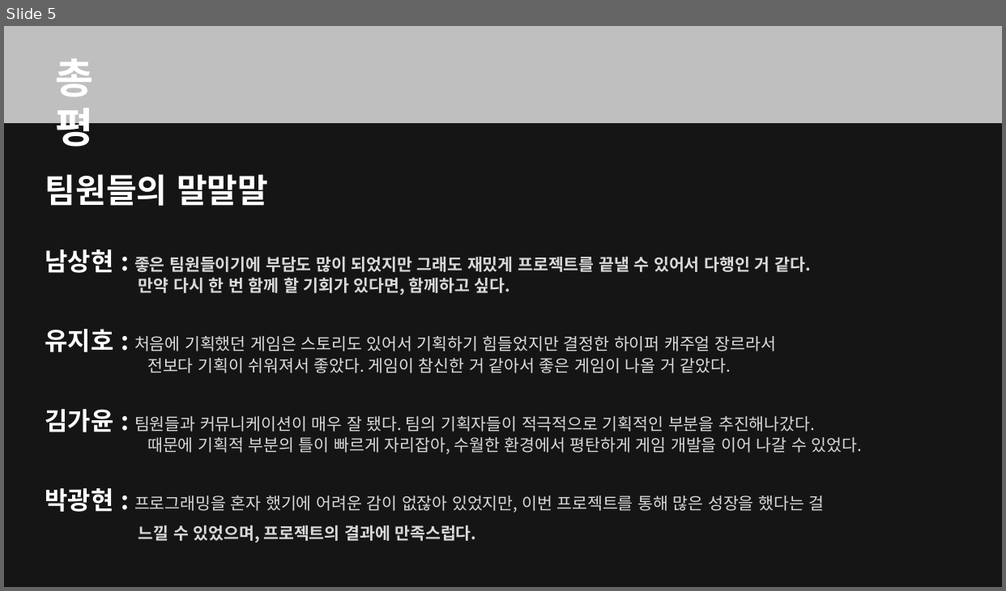
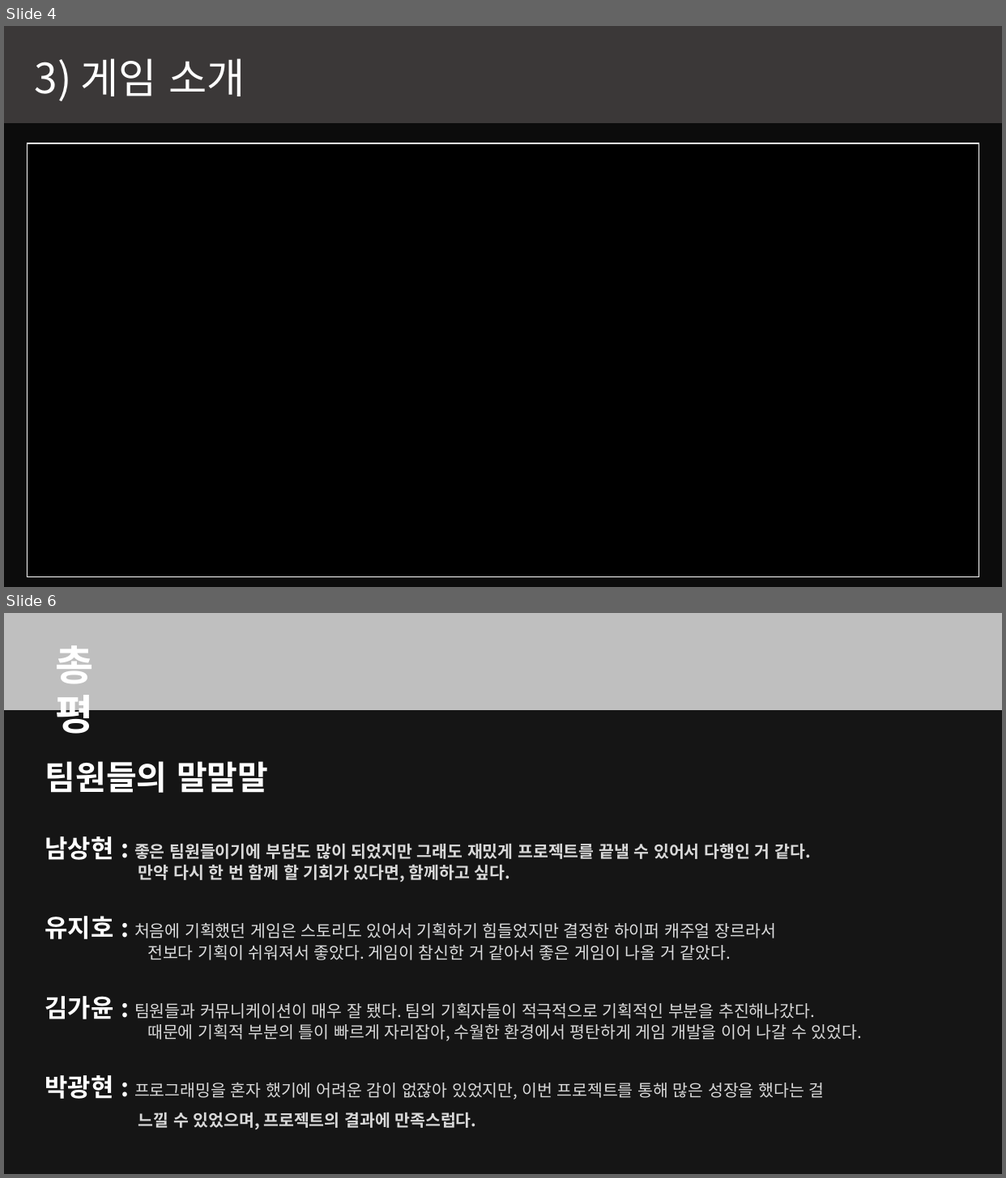
Before and after one commit to kjpark102312/Jagu_Agis, a slide deck: Presentation/AGIS 발표자료.pptx. Shown one above the other, each under a label of ours: slide 5 before the commit, slides 4 and 6 after it; the slides between them are not shown. The pictures are 1006x591 and 1006x1178 pixels, drawn with LibreOffice and Linux fonts; fonts in the diff are those of the drawing; background and template pictures are left out; a plain dark background stands for a picture behind light text. Boxes give left, top, right and bottom in pixels: in the first picture for what was removed or moved away, otherwise in the second. Text is boxed around its words. In the diff, an @@ line names an element or a change of style, - is before the commit and + after.

```diff
--- a/Presentation/AGIS 발표자료.pptx
+++ b/Presentation/AGIS 발표자료.pptx
@@ slide 4 added at <box>4,26,1002,587</box>, background picture (left out) @@
@@ rectangle added at <box>4,26,1002,587</box>, fill #000000 at 70% opacity @@
@@ rectangle added at <box>4,26,1002,123</box>, fill #3B3838 @@
@@ text added at <box>35,58,245,101</box>, 40 pt, text #FFFFFF @@
+3) 게임 소개
@@ rectangle added at <box>27,143,979,577</box>, fill #000000, outline #FFFFFF 1 pt @@
@@ what was slide 5 is now slide 6 @@
```
Also in this commit, not shown: 3 slides changed, 2 other slides added, 2 slides removed, 1 other file.
